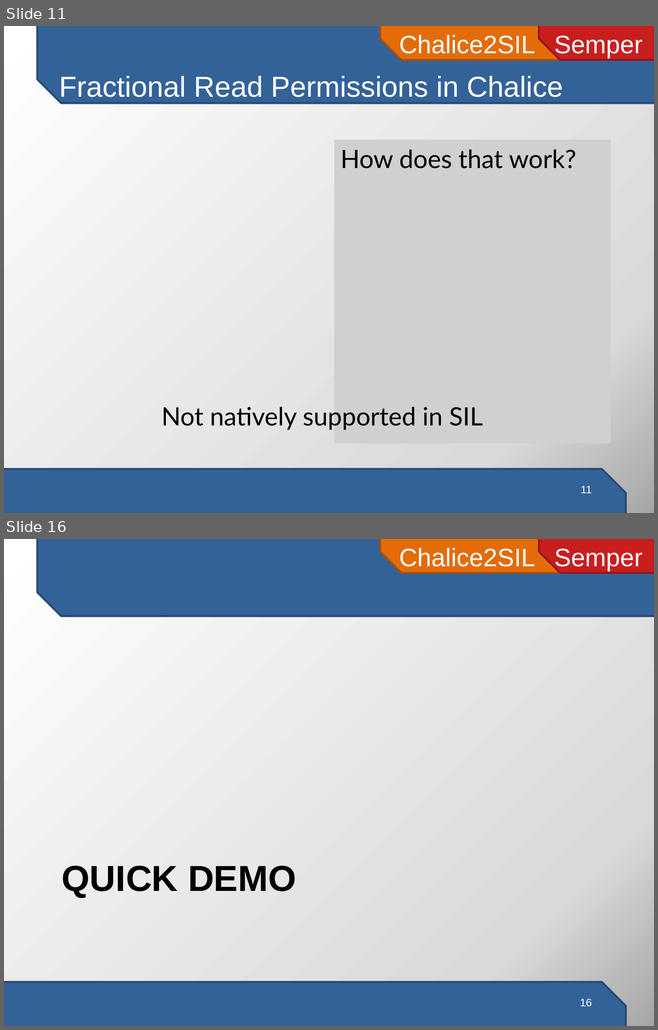
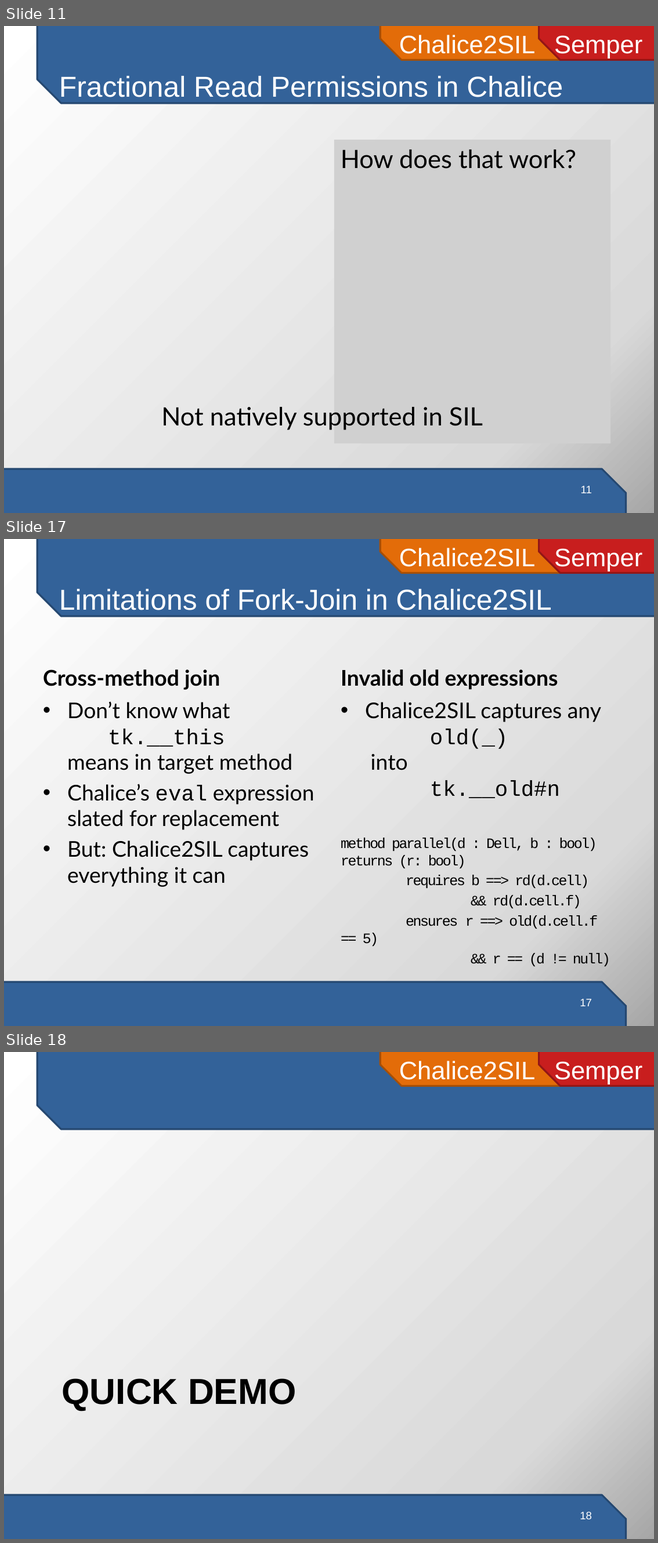
Before and after one commit to viperproject/chalice2silver, a slide deck: chalice2sil/doc/presentation/chalice2sil-presentation.pptx. Shown one above the other, each under a label of ours: slides 11 and 16 before the commit, slides 11, 17 and 18 after it; the slides between them are not shown. The pictures are 658x1030 and 658x1543 pixels, drawn with LibreOffice and Linux fonts; fonts in the diff are those of the drawing; grey boxes stand for pictures. Boxes give left, top, right and bottom in pixels: in the first picture for what was removed or moved away, otherwise in the second. Text is boxed around its words. In the diff, an @@ line names an element or a change of style, - is before the commit and + after.

Commit message:
Update to latest SILAST, presentation, invalidOld.chalice

```diff
--- a/chalice2sil/doc/presentation/chalice2sil-presentation.pptx
+++ b/chalice2sil/doc/presentation/chalice2sil-presentation.pptx
@@ slide 17 added at [4,539,654,1026], background gradient #FFFFFF to #D9D9D9 to #A6A6A6; not listed: 4 template elements that a slide beside it also shows @@
@@ title added at [59,589,551,616], 32 pt, text #FFFFFF @@
+Limitations of Fork-Join in Chalice2SIL
@@ text added at [43,669,220,690], 24 pt, text #000000, bold @@
+Cross-method join
@@ text added at [340,669,558,690], 24 pt, text #000000, bold @@
+Invalid old expressions
@@ text added at [67,701,314,887], 24 pt, text #000000 @@
+• Don’t know what
+  tk.__this
+  means in target method
+• Chalice’s eval expression slated for replacement
+• But: Chalice2SIL captures everything it can
@@ text added at [340,702,610,966], 16 pt, text #000000 @@
+• Chalice2SIL captures any
+  old(_)
+  into
+  tk.__old#n
+method parallel(d : Dell, b : bool) returns (r: bool)
+requires b ==> rd(d.cell)
+&& rd(d.cell.f)
+ensures r ==> old(d.cell.f == 5)
+&& r == (d != null)
@@ page number added at [579,999,592,1006], 12 pt, text #FFFFFF @@
+17
@@ what was slide 16 is now slide 18 @@
```
Also in this commit, not shown: 1 slide changed, 6 other slides added, 4 slides removed, 5 other files.
